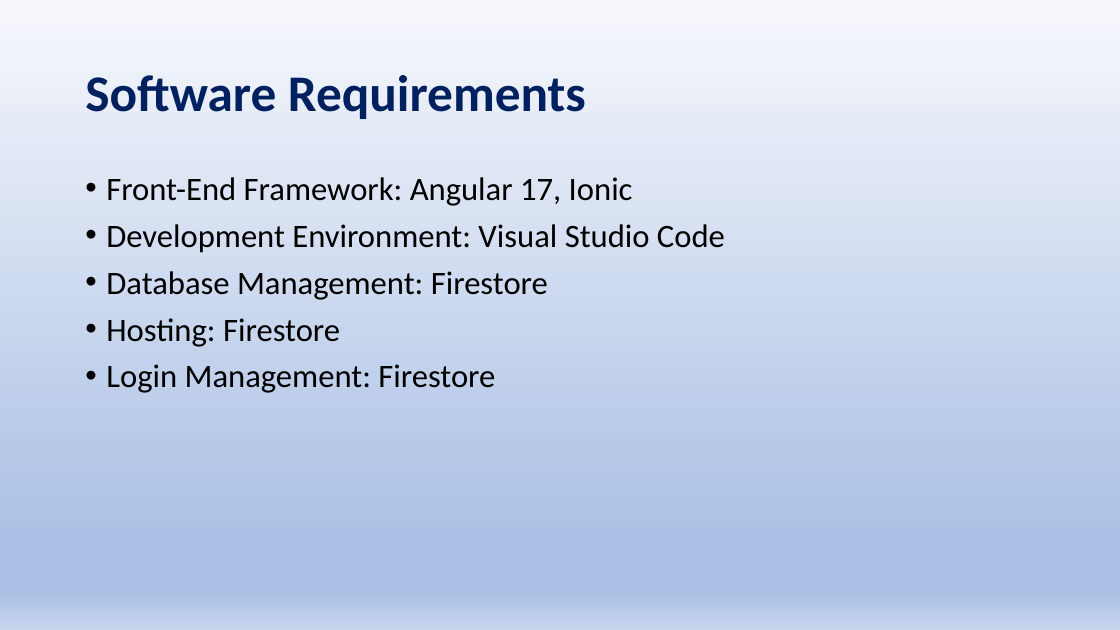
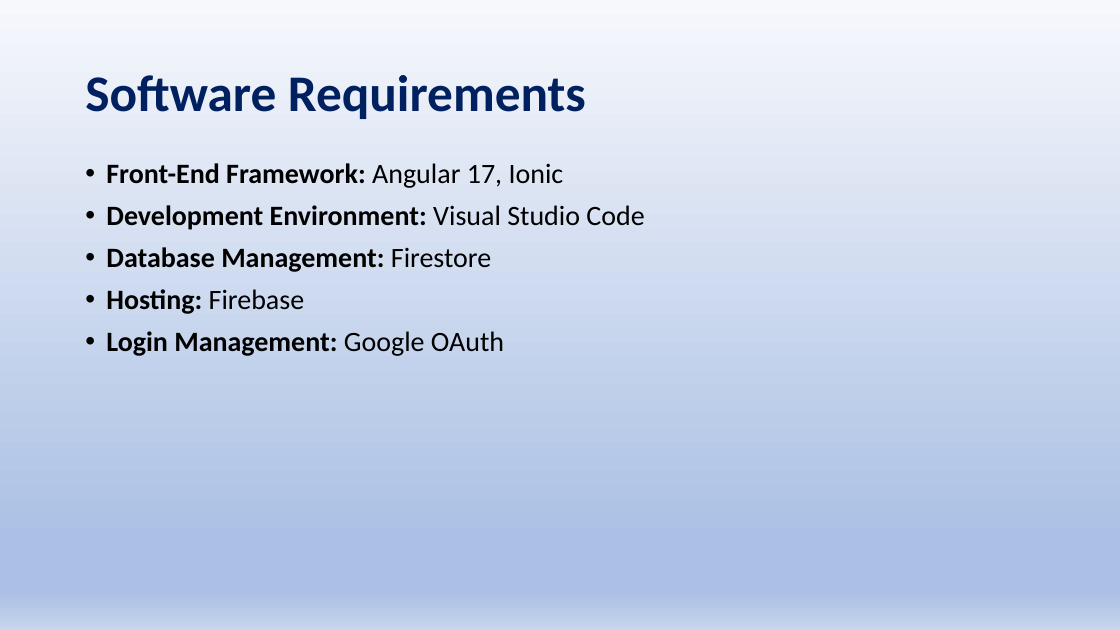
Before and after one commit to Sriram-V-99/MCA-Project-, a slide deck: slide 8 of FoodBridge.pptx (slide 9 before the commit). Drawn at 1120x630 pixels with LibreOffice and Linux fonts; fonts in the diff are those of the drawing. Boxes give left, top, right and bottom in pixels: in the first picture for what was removed or moved away, otherwise in the second. Text is boxed around its words. In the diff, an @@ line names an element or a change of style, - is before the commit and + after.

```diff
--- a/FoodBridge.pptx
+++ b/FoodBridge.pptx
@@ text "Front-End Framework: Angular 17, Ionic": place and size @@
-text "Front-End Framework: Angular 17, Ionic" at bbox=[106, 177, 725, 393]
+text "Front-End Framework: Angular 17, Ionic" at bbox=[106, 163, 644, 356]
@@ text at bbox=[106, 163, 644, 272]: size 28 to 24 pt in "Front-End Framework: Angular 17, Ionic", "Development Environment: Visual Studio Code", "Database Management: Firestore"; bold on in "Front-End Framework:", "Development Environment:", "Database Management:" @@
@@ text at bbox=[106, 289, 504, 356]: text changed; size 28 to 24 pt; bold on @@
-• Hosting: Firestore
-• Login Management: Firestore
+• Hosting: Firebase
+• Login Management: Google OAuth
```
Also in this commit, not shown: 4 other slides changed, 4 slides added, 8 slides removed, 2 other files.
